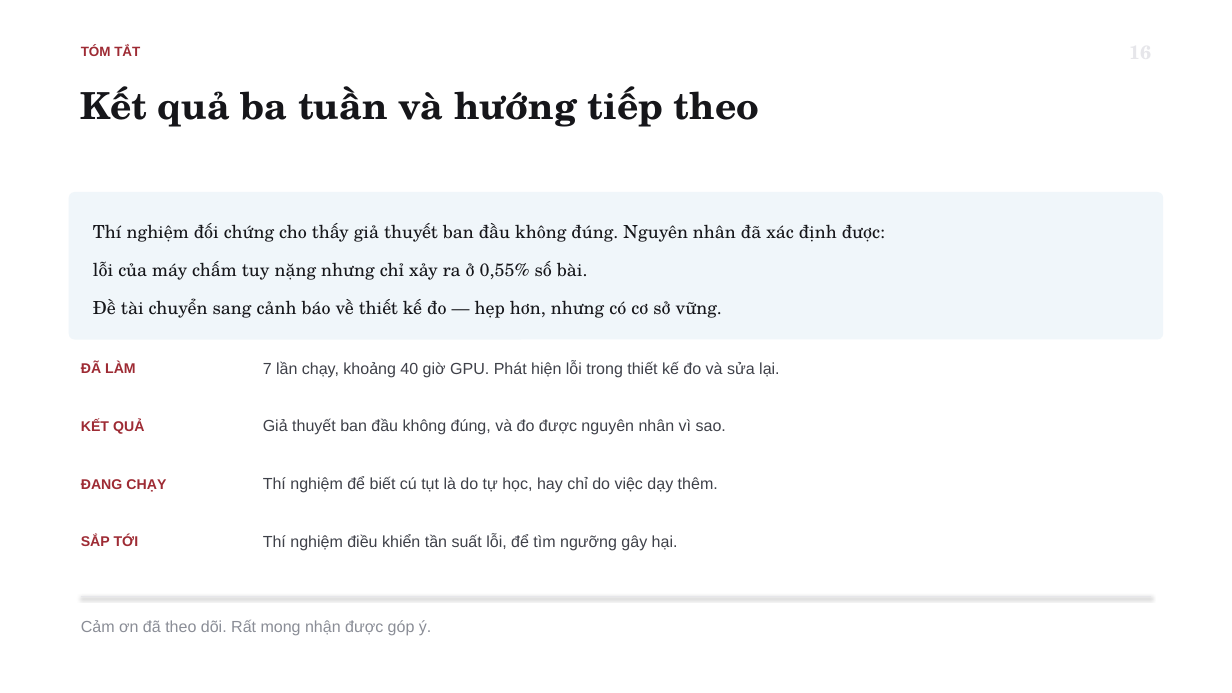
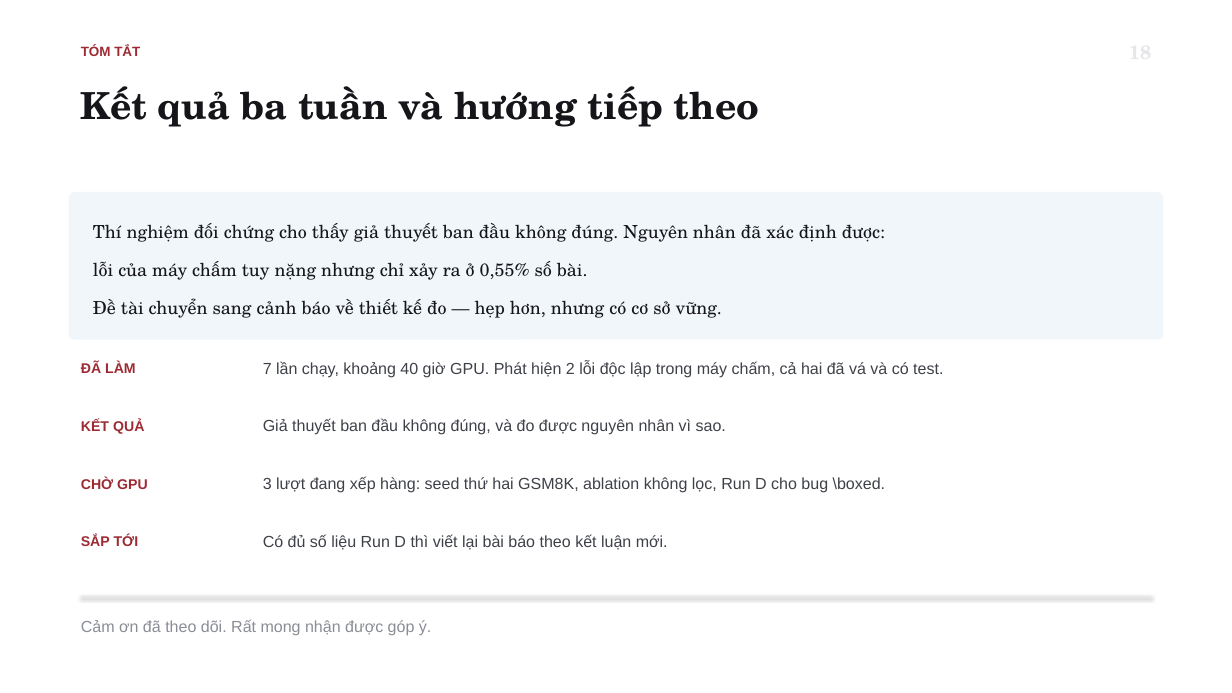
Before and after one commit to tsan2711/DACNTT_2026, a slide deck: slide 20 of BaoCaoTienDo_Tuan1-3_52300057_52300006.pptx (slide 18 before the commit). Drawn at 1232x693 pixels with LibreOffice and Linux fonts; fonts in the diff are those of the drawing. Boxes give left, top, right and bottom in pixels: in the first picture for what was removed or moved away, otherwise in the second. Text is boxed around its words. In the diff, an @@ line names an element or a change of style, - is before the commit and + after.

```diff
--- a/BaoCaoTienDo_Tuan1-3_52300057_52300006.pptx
+++ b/BaoCaoTienDo_Tuan1-3_52300057_52300006.pptx
@@ text at bbox=[263, 361, 943, 378]: text changed @@
-7 lần chạy, khoảng 40 giờ GPU. Phát hiện lỗi trong thiết kế đo và sửa lại.
+7 lần chạy, khoảng 40 giờ GPU. Phát hiện 2 lỗi độc lập trong máy chấm, cả hai đã vá và có test.
@@ text at bbox=[81, 477, 148, 489]: text changed @@
-ĐANG CHẠY
+CHỜ GPU
@@ text at bbox=[263, 476, 886, 493]: text changed @@
-Thí nghiệm để biết cú tụt là do tự học, hay chỉ do việc dạy thêm.
+3 lượt đang xếp hàng: seed thứ hai GSM8K, ablation không lọc, Run D cho bug \boxed.
@@ text at bbox=[263, 534, 668, 550]: text changed @@
-Thí nghiệm điều khiển tần suất lỗi, để tìm ngưỡng gây hại.
+Có đủ số liệu Run D thì viết lại bài báo theo kết luận mới.
```
Also in this commit, not shown: 2 other slides changed, 3 slides added, 1 slide removed, 2 other files.
